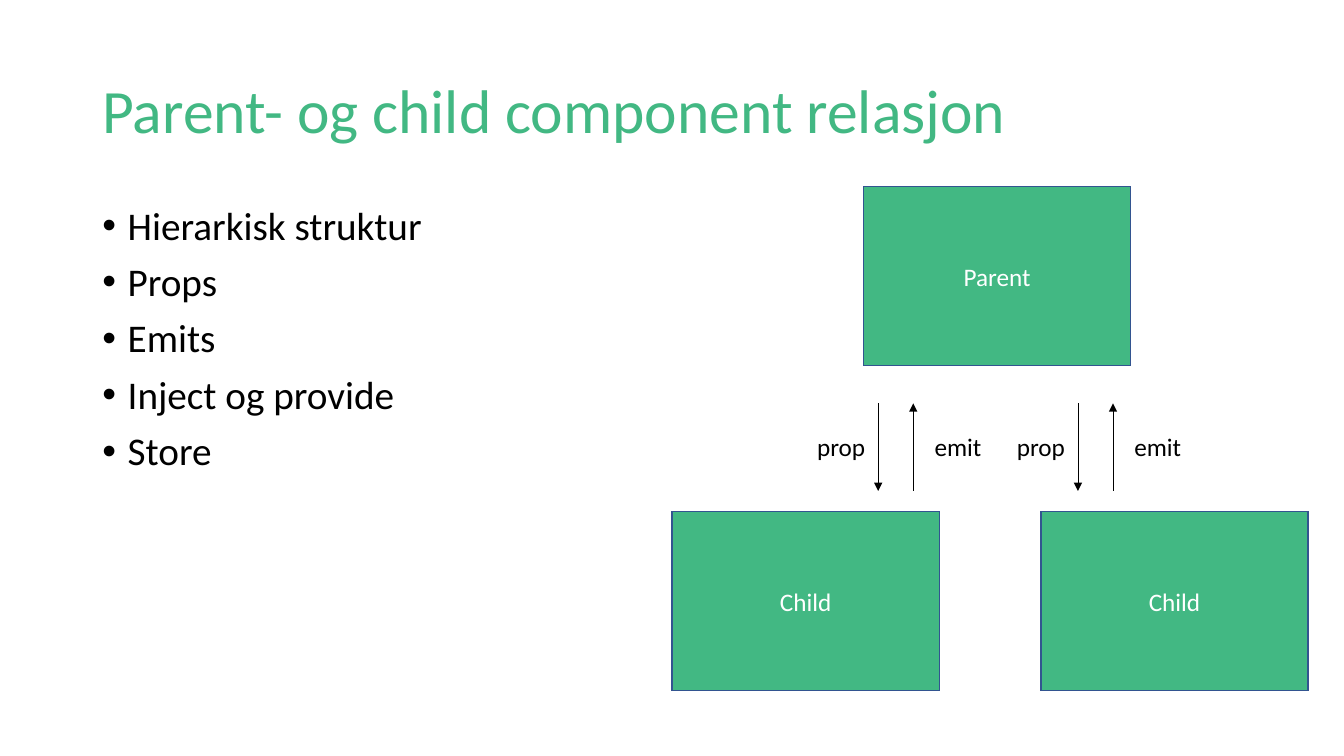
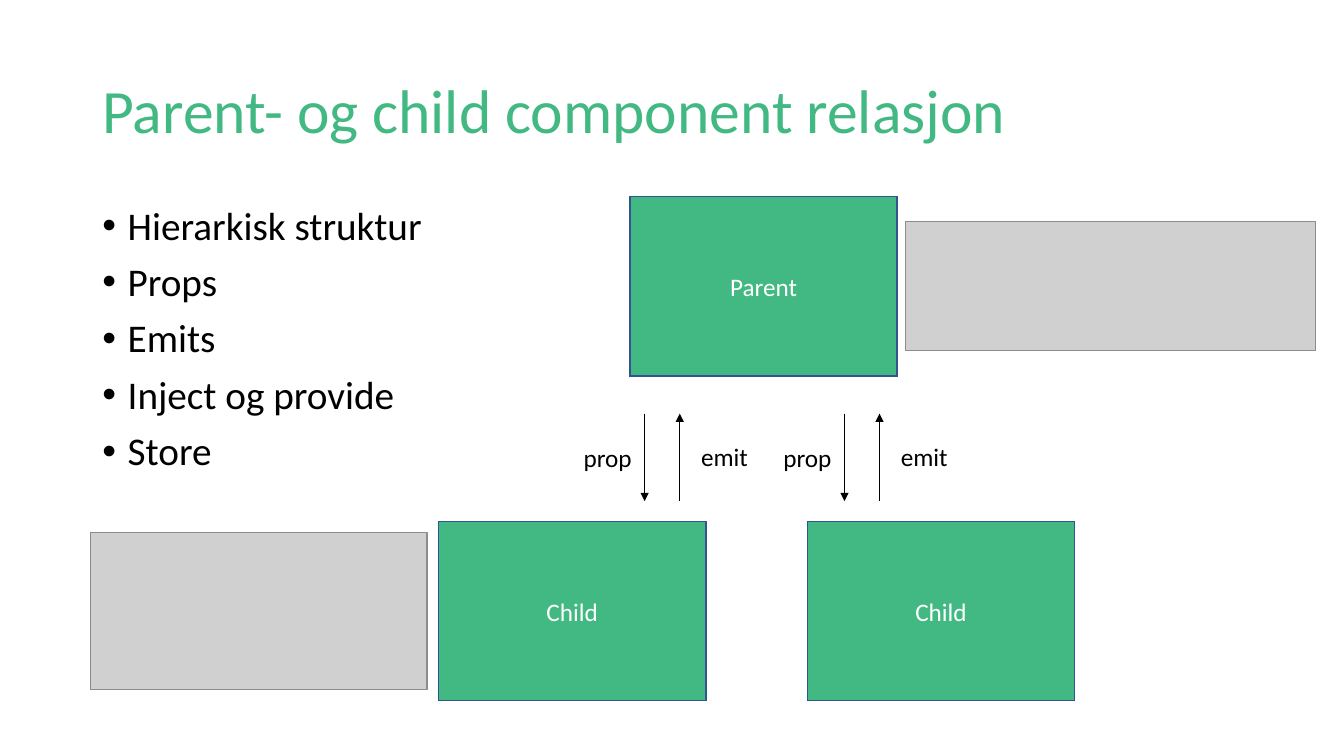
Before and after one commit to Marhav/vue-basic-demo, a slide deck: slide 4 of demo.pptx. Drawn at 1344x756 pixels with LibreOffice and Linux fonts; fonts in the diff are those of the drawing; grey boxes stand for pictures. Boxes give left, top, right and bottom in pixels: in the first picture for what was removed or moved away, otherwise in the second. Text is boxed around its words. In the diff, an @@ line names an element or a change of style, - is before the commit and + after.

```diff
--- a/demo.pptx
+++ b/demo.pptx
@@ picture added at (905, 222, 1316, 351) @@
@@ 4 texts, 4 arrows, 3 rectangles: place and size @@
-4 texts, 4 arrows, 3 rectangles at (673, 187, 1309, 691)
+4 texts, 4 arrows, 3 rectangles at (439, 197, 1075, 701)
@@ picture added at (91, 533, 427, 690) @@
```
Also in this commit, not shown: 1 other slide changed.
